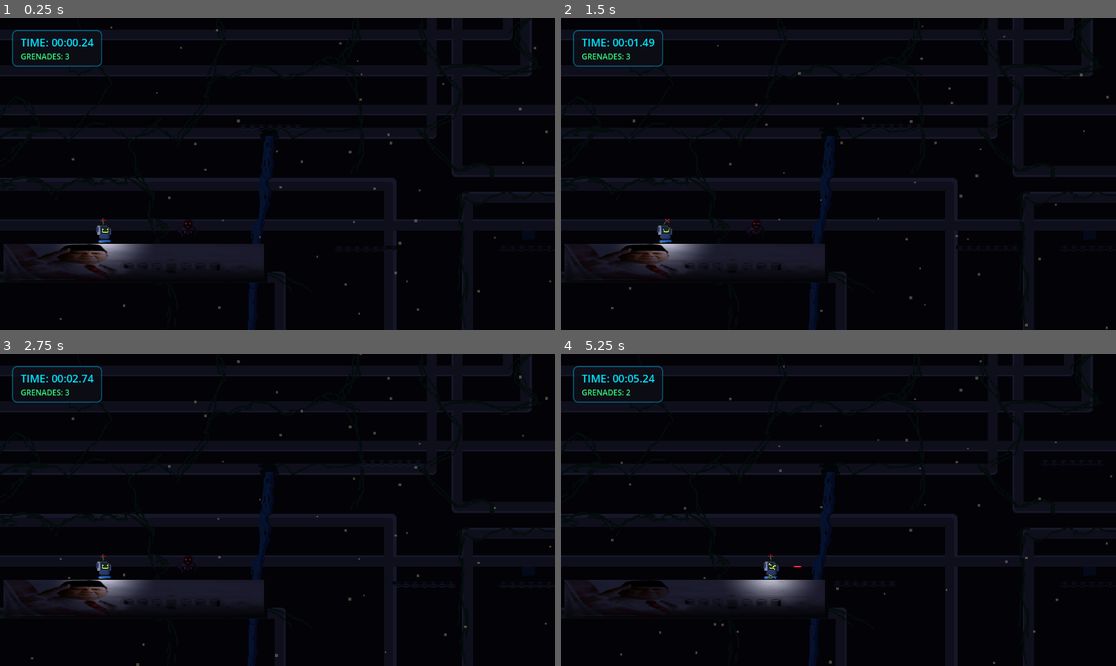
Above: before the commit, frames 1-4 (two rows, left to right).
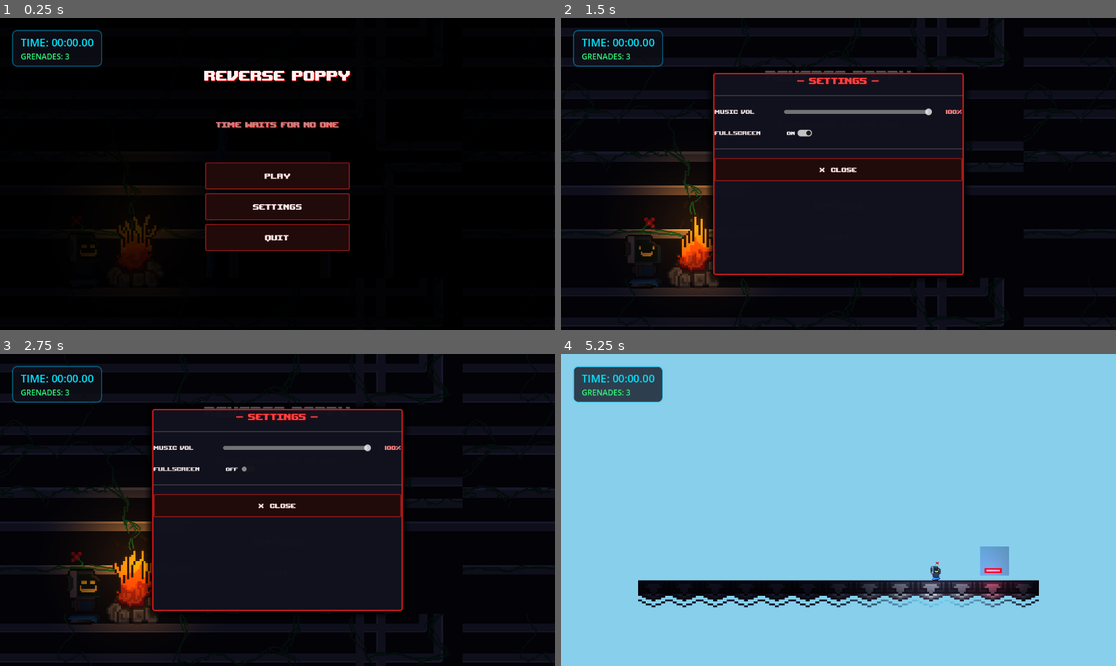
Above: after the commit, the same moments.

Repository: rafiathallah3/Reverse-Poppy
Game: Godot game, scene res://scene/StartMenu.tscn
The game is run twice, just before and just after one commit, with the same random seed, the same clock (stepped at 60 frames per second) and the same inputs. Before the commit the project starts from res://game_manager.tscn.
Inputs (mouse positions are in pixels of both pictures, inside the frame that each line leads up to):
- Up to frame 1 (0.25 s): no input
- Up to frame 2 (1.5 s): click (838, 205) at 0.5 s, where only the run after the commit has a clickable "SETTINGS"; click (799, 133) at 1.25 s, where only the run after the commit has a clickable "OFF"
- Up to frame 3 (2.75 s): click (238, 469) at 2 s, where only the run after the commit has a clickable "ON"
- Up to frame 4 (5.25 s): click (838, 513) at 2.75 s, where only the run after the commit has a clickable "PLAY"; click (838, 513) at 3.5 s, where only the run after the commit has a clickable "PLAY"; tap Enter at 4.25 s; move the mouse to (960, 494) at 4.27 s; hold F (grenade, bound only before the commit) 4.28-5.03 s; hold D (move_right) from 4.28 s (still down); click (960, 494) at 4.42 s; tap Space (jump) at 4.52 s; move the mouse to (727, 525) at 5.02 s; tap E (shoot) at 5.1 s; click (727, 525) at 5.17 s

The runs differ from the first frame. In frame 1, 25% of the frame differs, in the area x 0-100%, y 0-100%; in frame 2, 14%; in frame 3, 14%; in frame 4, 98%.

Commit message:
Adding MainMenu, Implement BGMusic, Transition new Added

Diff:
--- a/game_manager.tscn
+++ b/game_manager.tscn
@@ -12,7 +12,6 @@
 [ext_resource type="Texture2D" uid="uid://cctv5j7ofr5q" path="res://assets/Poppyidle.png" id="10_poppy_idle"]
 [ext_resource type="Texture2D" uid="uid://ctcfr1j0b1w60" path="res://assets/Poppywalk.png" id="11_poppy_walk"]
 [ext_resource type="Script" uid="uid://cn1ot6tui6pkd" path="res://scripts/Killzone.gd" id="12_le433"]
-[ext_resource type="Texture2D" uid="uid://cnopcenrf4k8j" path="res://assets/campfire.png" id="13_2tadr"]
 [ext_resource type="Texture2D" uid="uid://c5fl3vpyxi7ll" path="res://assets/enemies.png" id="14_tmn8n"]
 
 [sub_resource type="AtlasTexture" id="AtlasTexture_idle_1"]
@@ -151,49 +150,6 @@
 
 [sub_resource type="RectangleShape2D" id="RectangleShape2D_tmn8n"]
 size = Vector2(2840.909, 316.66672)
-
-[sub_resource type="AtlasTexture" id="AtlasTexture_tmn8n"]
-atlas = ExtResource("13_2tadr")
-region = Rect2(4, 0, 56, 52)
-
-[sub_resource type="AtlasTexture" id="AtlasTexture_es4nv"]
-atlas = ExtResource("13_2tadr")
-region = Rect2(54, 0, 50, 52)
-
-[sub_resource type="AtlasTexture" id="AtlasTexture_anra8"]
-atlas = ExtResource("13_2tadr")
-region = Rect2(102, 0, 50, 52)
-
-[sub_resource type="SpriteFrames" id="SpriteFrames_lx373"]
-animations = [{
-"frames": [{
-"duration": 1.0,
-"texture": SubResource("AtlasTexture_tmn8n")
-}, {
-"duration": 1.0,
-"texture": SubResource("AtlasTexture_es4nv")
-}, {
-"duration": 1.0,
-"texture": SubResource("AtlasTexture_anra8")
-}],
-"loop": true,
-"name": &"default",
-"speed": 8.0
-}]
-
-[sub_resource type="SpriteFrames" id="SpriteFrames_s6dek"]
-animations = [{
-"frames": [{
-"duration": 1.0,
-"texture": SubResource("AtlasTexture_f0lch")
-}, {
-"duration": 1.0,
-"texture": SubResource("AtlasTexture_lx373")
-}],
-"loop": true,
-"name": &"default",
-"speed": 4.0
-}]
 
 [node name="GameManager" type="Node2D" unique_id=323088821]
 position = Vector2(404, 440)
@@ -570,19 +526,5 @@
 position = Vector2(1122.7272, -13.888916)
 shape = SubResource("RectangleShape2D_tmn8n")
 
-[node name="Node2D" type="Node2D" parent="." unique_id=19900476]
-
-[node name="Campfire" type="AnimatedSprite2D" parent="Node2D" unique_id=100416031]
-position = Vector2(-1027.2727, -197.22223)
-scale = Vector2(4.299716, 4.2193975)
-sprite_frames = SubResource("SpriteFrames_lx373")
-frame_progress = 0.97706205
-
-[node name="EnemiesIdle" type="AnimatedSprite2D" parent="Node2D" unique_id=179487245]
-position = Vector2(-1043.1819, -469.44446)
-scale = Vector2(3.8373425, 3.791667)
-sprite_frames = SubResource("SpriteFrames_s6dek")
-frame_progress = 0.16480255
-
 [connection signal="body_entered" from="Enemy1/Hitbox (To hurt Player)" to="Enemy1" method="_on_hitbox_to_hurt_player_body_entered"]
 [connection signal="body_entered" from="Area2D (Death Area)" to="Area2D (Death Area)" method="_on_body_entered"]
--- a/project.godot
+++ b/project.godot
@@ -11,7 +11,7 @@
 [application]
 
 config/name="Reverse Poppy"
-run/main_scene="uid://b7ka55n8a4okr"
+run/main_scene="uid://c6120o0llrrjn"
 config/features=PackedStringArray("4.6", "Mobile")
 config/icon="res://icon.svg"
 
--- /dev/null
+++ b/scene/StartMenu.tscn
@@ -0,0 +1,371 @@
+[gd_scene format=3 uid="uid://c6120o0llrrjn"]
+
+[ext_resource type="Script" uid="uid://celg2nfs6gbbj" path="res://scripts/start_menu.gd" id="1_script"]
+[ext_resource type="Texture2D" uid="uid://53n8rlagdxb8" path="res://assets/PipesBackground.png" id="2_bg"]
+[ext_resource type="Texture2D" uid="uid://cctv5j7ofr5q" path="res://assets/Poppyidle.png" id="3_poppy_idle"]
+[ext_resource type="Texture2D" uid="uid://cnopcenrf4k8j" path="res://assets/campfire.png" id="4_8t8u8"]
+[ext_resource type="FontFile" uid="uid://dww4fmuwatjsy" path="res://assets/font/upheavtt.ttf" id="4_font"]
+[ext_resource type="AudioStream" uid="uid://d3uc5wwsj8hwd" path="res://assets/ThemeSong/MainMenuSong.mp3" id="6_pbb8y"]
+
+[sub_resource type="Gradient" id="Gradient_campfire"]
+offsets = PackedFloat32Array(0, 0.75)
+colors = PackedColorArray(1, 1, 1, 1, 0, 0, 0, 0)
+
+[sub_resource type="GradientTexture2D" id="GradientTexture2D_campfire"]
+gradient = SubResource("Gradient_campfire")
+fill = 1
+fill_from = Vector2(0.5, 0.5)
+fill_to = Vector2(0.85, 0.85)
+
+[sub_resource type="AtlasTexture" id="AtlasTexture_idle_1"]
+atlas = ExtResource("3_poppy_idle")
+region = Rect2(0, 0, 48, 48)
+
+[sub_resource type="AtlasTexture" id="AtlasTexture_idle_2"]
+atlas = ExtResource("3_poppy_idle")
+region = Rect2(48, 0, 48, 48)
+
+[sub_resource type="AtlasTexture" id="AtlasTexture_idle_3"]
+atlas = ExtResource("3_poppy_idle")
+region = Rect2(96, 0, 48, 48)
+
+[sub_resource type="SpriteFrames" id="SpriteFrames_poppy"]
+animations = [{
+"frames": [{
+"duration": 1.0,
+"texture": SubResource("AtlasTexture_idle_1")
+}, {
+"duration": 1.0,
+"texture": SubResource("AtlasTexture_idle_2")
+}, {
+"duration": 1.0,
+"texture": SubResource("AtlasTexture_idle_3")
+}],
+"loop": true,
+"name": &"idle",
+"speed": 6.0
+}]
+
+[sub_resource type="AtlasTexture" id="AtlasTexture_tmn8n"]
+atlas = ExtResource("4_8t8u8")
+region = Rect2(4, 0, 56, 52)
+
+[sub_resource type="AtlasTexture" id="AtlasTexture_es4nv"]
+atlas = ExtResource("4_8t8u8")
+region = Rect2(54, 0, 50, 52)
+
+[sub_resource type="AtlasTexture" id="AtlasTexture_anra8"]
+atlas = ExtResource("4_8t8u8")
+region = Rect2(102, 0, 50, 52)
+
+[sub_resource type="SpriteFrames" id="SpriteFrames_pbb8y"]
+animations = [{
+"frames": [{
+"duration": 1.0,
+"texture": SubResource("AtlasTexture_tmn8n")
+}, {
+"duration": 1.0,
+"texture": SubResource("AtlasTexture_es4nv")
+}, {
+"duration": 1.0,
+"texture": SubResource("AtlasTexture_anra8")
+}],
+"loop": true,
+"name": &"default",
+"speed": 8.0
+}]
+
+[sub_resource type="StyleBoxFlat" id="StyleBoxFlat_btn_normal"]
+bg_color = Color(0.13, 0.04, 0.04, 1)
+border_width_left = 2
+border_width_top = 2
+border_width_right = 2
+border_width_bottom = 2
+border_color = Color(0.55, 0.1, 0.1, 1)
+corner_radius_top_left = 2
+corner_radius_top_right = 2
+corner_radius_bottom_right = 2
+corner_radius_bottom_left = 2
+
+[sub_resource type="StyleBoxFlat" id="StyleBoxFlat_btn_pressed"]
+bg_color = Color(0.65, 0.05, 0.05, 1)
+border_width_left = 2
+border_width_top = 2
+border_width_right = 2
+border_width_bottom = 2
+border_color = Color(1, 0.4, 0.4, 1)
+corner_radius_top_left = 2
+corner_radius_top_right = 2
+corner_radius_bottom_right = 2
+corner_radius_bottom_left = 2
+
+[sub_resource type="StyleBoxFlat" id="StyleBoxFlat_btn_hover"]
+bg_color = Color(0.45, 0.05, 0.05, 1)
+border_width_left = 2
+border_width_top = 2
+border_width_right = 2
+border_width_bottom = 2
+border_color = Color(1, 0.2, 0.2, 1)
+corner_radius_top_left = 2
+corner_radius_top_right = 2
+corner_radius_bottom_right = 2
+corner_radius_bottom_left = 2
+
+[sub_resource type="StyleBoxFlat" id="StyleBoxFlat_panel"]
+bg_color = Color(0.07, 0.07, 0.12, 0.97)
+border_width_left = 3
+border_width_top = 3
+border_width_right = 3
+border_width_bottom = 3
+border_color = Color(0.75, 0.1, 0.1, 1)
+corner_radius_top_left = 4
+corner_radius_top_right = 4
+corner_radius_bottom_right = 4
+corner_radius_bottom_left = 4
+shadow_color = Color(0, 0, 0, 0.8)
+shadow_size = 16
+
+[node name="StartMenu" type="Node2D" unique_id=985188545]
+script = ExtResource("1_script")
+
+[node name="Background" type="TextureRect" parent="." unique_id=1951788522]
+z_index = -2
+offset_right = 1152.0
+offset_bottom = 648.0
+texture = ExtResource("2_bg")
+stretch_mode = 1
+
+[node name="CanvasModulate" type="CanvasModulate" parent="." unique_id=1932828366]
+color = Color(0.12, 0.12, 0.2, 1)
+
+[node name="CampfireScene" type="Node2D" parent="." unique_id=1822274862]
+position = Vector2(820, 430)
+
+[node name="CampfireLight" type="PointLight2D" parent="CampfireScene" unique_id=1240663237]
+position = Vector2(-538, 3)
+color = Color(1, 0.55, 0.1, 1)
+energy = 1.8
+texture = SubResource("GradientTexture2D_campfire")
+texture_scale = 10.0
+
+[node name="PoppyIdle" type="AnimatedSprite2D" parent="CampfireScene" unique_id=1279069081]
+position = Vector2(-654, 55)
+scale = Vector2(3.5, 3.5)
+sprite_frames = SubResource("SpriteFrames_poppy")
+animation = &"idle"
+autoplay = "idle"
+frame_progress = 0.5377809
+metadata/_aseprite_wizard_interface_config_ = {
+"animation_section": false,
+"layer_section": true,
+"output_section": true,
+"pending_changes": {
+"embed_tex": true,
+"layers": [],
+"o_ex_p": "",
+"o_folder": "",
+"o_name": "",
+"only_visible": false,
+"scale": "1.0",
+"should_round_fps": true,
+"slice": "",
+"source": "",
+"source_uid": -1
+},
+"slice_section": true
+}
+
+[node name="Campfire" type="AnimatedSprite2D" parent="CampfireScene" unique_id=259676352]
+position = Vector2(-539, 42)
+scale = Vector2(4.299716, 4.2193975)
+sprite_frames = SubResource("SpriteFrames_pbb8y")
+frame_progress = 0.19152918
+
+[node name="UI" type="CanvasLayer" parent="." unique_id=244191597]
+
+[node name="GameTitle" type="Label" parent="UI" unique_id=1711656231]
+offset_left = 176.0
+offset_top = 100.0
+offset_right = 976.0
+offset_bottom = 210.0
+theme_override_colors/font_color = Color(1, 0.95, 0.95, 1)
+theme_override_colors/font_shadow_color = Color(1, 0, 0, 1)
+theme_override_fonts/font = ExtResource("4_font")
+theme_override_font_sizes/font_size = 40
+text = "REVERSE POPPY"
+horizontal_alignment = 1
+
+[node name="Subtitle" type="Label" parent="UI" unique_id=1180524542]
+offset_left = 176.0
+offset_top = 210.0
+offset_right = 976.0
+offset_bottom = 250.0
+theme_override_colors/font_color = Color(0.8, 0.5, 0.5, 1)
+theme_override_colors/font_shadow_color = Color(1, 0, 0, 1)
+theme_override_fonts/font = ExtResource("4_font")
+theme_override_font_sizes/font_size = 22
+text = "TIME WAITS FOR NO ONE"
+horizontal_alignment = 1
+
+[node name="VBoxContainer" type="VBoxContainer" parent="UI" unique_id=336182322]
+offset_left = 426.0
+offset_top = 300.0
+offset_right = 726.0
+offset_bottom = 520.0
+theme_override_constants/separation = 8
+
+[node name="PlayButton" type="Button" parent="UI/VBoxContainer" unique_id=1566473330]
+custom_minimum_size = Vector2(300, 56)
+layout_mode = 2
+theme_override_colors/font_color = Color(1, 0.9, 0.9, 1)
+theme_override_colors/font_hover_color = Color(1, 1, 1, 1)
+theme_override_fonts/font = ExtResource("4_font")
+theme_override_font_sizes/font_size = 22
+theme_override_styles/normal = SubResource("StyleBoxFlat_btn_normal")
+theme_override_styles/pressed = SubResource("StyleBoxFlat_btn_pressed")
+theme_override_styles/hover = SubResource("StyleBoxFlat_btn_hover")
+text = "PLAY"
+
+[node name="SettingsButton" type="Button" parent="UI/VBoxContainer" unique_id=546015488]
+custom_minimum_size = Vector2(300, 56)
+layout_mode = 2
+theme_override_colors/font_color = Color(1, 0.9, 0.9, 1)
+theme_override_colors/font_hover_color = Color(1, 1, 1, 1)
+theme_override_fonts/font = ExtResource("4_font")
+theme_override_font_sizes/font_size = 22
+theme_override_styles/normal = SubResource("StyleBoxFlat_btn_normal")
+theme_override_styles/pressed = SubResource("StyleBoxFlat_btn_pressed")
+theme_override_styles/hover = SubResource("StyleBoxFlat_btn_hover")
+text = "SETTINGS"
+
+[node name="QuitButton" type="Button" parent="UI/VBoxContainer" unique_id=940591112]
+custom_minimum_size = Vector2(300, 56)
+layout_mode = 2
+theme_override_colors/font_color = Color(1, 0.9, 0.9, 1)
+theme_override_colors/font_hover_color = Color(1, 1, 1, 1)
+theme_override_fonts/font = ExtResource("4_font")
+theme_override_font_sizes/font_size = 22
+theme_override_styles/normal = SubResource("StyleBoxFlat_btn_normal")
+theme_override_styles/pressed = SubResource("StyleBoxFlat_btn_pressed")
+theme_override_styles/hover = SubResource("StyleBoxFlat_btn_hover")
+text = "QUIT"
+
+[node name="SettingsPanel" type="PanelContainer" parent="UI" unique_id=711200001]
+visible = false
+anchors_preset = 8
+anchor_left = 0.5
+anchor_top = 0.5
+anchor_right = 0.5
+anchor_bottom = 0.5
+offset_left = -260.0
+offset_top = -210.0
+offset_right = 260.0
+offset_bottom = 210.0
+grow_horizontal = 2
+grow_vertical = 2
+theme_override_styles/panel = SubResource("StyleBoxFlat_panel")
+
+[node name="VBoxContainer" type="VBoxContainer" parent="UI/SettingsPanel" unique_id=711200002]
+layout_mode = 2
+theme_override_constants/separation = 18
+
+[node name="TitleLabel" type="Label" parent="UI/SettingsPanel/VBoxContainer" unique_id=711200003]
+layout_mode = 2
+theme_override_colors/font_color = Color(1, 0.25, 0.25, 1)
+theme_override_colors/font_shadow_color = Color(0.4, 0, 0, 1)
+theme_override_fonts/font = ExtResource("4_font")
+theme_override_font_sizes/font_size = 26
+text = "— SETTINGS —"
+horizontal_alignment = 1
+
+[node name="HSeparator" type="HSeparator" parent="UI/SettingsPanel/VBoxContainer" unique_id=711200010]
+layout_mode = 2
+
+[node name="VolumeRow" type="HBoxContainer" parent="UI/SettingsPanel/VBoxContainer" unique_id=711200004]
+layout_mode = 2
+theme_override_constants/separation = 14
+
+[node name="VolumeLabel" type="Label" parent="UI/SettingsPanel/VBoxContainer/VolumeRow" unique_id=711200005]
+custom_minimum_size = Vector2(130, 0)
+layout_mode = 2
+theme_override_colors/font_color = Color(0.9, 0.85, 0.85, 1)
+theme_override_fonts/font = ExtResource("4_font")
+theme_override_font_sizes/font_size = 16
+text = "MUSIC VOL"
+vertical_alignment = 1
+
+[node name="VolumeSlider" type="HSlider" parent="UI/SettingsPanel/VBoxContainer/VolumeRow" unique_id=711200006]
+custom_minimum_size = Vector2(200, 28)
+layout_mode = 2
+size_flags_horizontal = 3
+value = 80.0
+
+[node name="VolumeValueLabel" type="Label" parent="UI/SettingsPanel/VBoxContainer/VolumeRow" unique_id=711200009]
+custom_minimum_size = Vector2(48, 0)
+layout_mode = 2
+theme_override_colors/font_color = Color(1, 0.5, 0.5, 1)
+theme_override_fonts/font = ExtResource("4_font")
+theme_override_font_sizes/font_size = 16
+text = "80%"
+horizontal_alignment = 2
+
+[node name="FullscreenRow" type="HBoxContainer" parent="UI/SettingsPanel/VBoxContainer" unique_id=711200007]
+layout_mode = 2
+theme_override_constants/separation = 14
+
+[node name="FullscreenLabel" type="Label" parent="UI/SettingsPanel/VBoxContainer/FullscreenRow" unique_id=711200011]
+custom_minimum_size = Vector2(130, 0)
+layout_mode = 2
+theme_override_colors/font_color = Color(0.9, 0.85, 0.85, 1)
+theme_override_fonts/font = ExtResource("4_font")
+theme_override_font_sizes/font_size = 16
+text = "FULLSCREEN"
+vertical_alignment = 1
+
+[node name="FullscreenToggle" type="CheckButton" parent="UI/SettingsPanel/VBoxContainer/FullscreenRow" unique_id=711200008]
+layout_mode = 2
+theme_override_colors/font_color = Color(1, 0.5, 0.5, 1)
+theme_override_fonts/font = ExtResource("4_font")
+theme_override_font_sizes/font_size = 14
+text = "OFF"
+
+[node name="HSeparator2" type="HSeparator" parent="UI/SettingsPanel/VBoxContainer" unique_id=711200013]
+layout_mode = 2
+
+[node name="CloseButton" type="Button" parent="UI/SettingsPanel/VBoxContainer" unique_id=711200012]
+custom_minimum_size = Vector2(0, 48)
+layout_mode = 2
+theme_override_colors/font_color = Color(1, 0.9, 0.9, 1)
+theme_override_colors/font_hover_color = Color(1, 1, 1, 1)
+theme_override_fonts/font = ExtResource("4_font")
+theme_override_font_sizes/font_size = 18
+theme_override_styles/normal = SubResource("StyleBoxFlat_btn_normal")
+theme_override_styles/pressed = SubResource("StyleBoxFlat_btn_pressed")
+theme_override_styles/hover = SubResource("StyleBoxFlat_btn_hover")
+text = "X  CLOSE"
+
+[node name="TransitionOverlay" type="ColorRect" parent="." unique_id=613886250]
+z_index = 10
+anchors_preset = 15
+anchor_right = 1.0
+anchor_bottom = 1.0
+offset_left = -2.0
+offset_top = -1.0
+offset_right = 1150.0
+offset_bottom = 647.0
+grow_horizontal = 2
+grow_vertical = 2
+mouse_filter = 2
+color = Color(0, 0, 0, 1)
+
+[node name="BGMusic" type="AudioStreamPlayer" parent="." unique_id=833374301]
+stream = ExtResource("6_pbb8y")
+volume_db = -8.958
+autoplay = true
+
+[connection signal="pressed" from="UI/VBoxContainer/PlayButton" to="." method="_on_play_pressed"]
+[connection signal="pressed" from="UI/VBoxContainer/SettingsButton" to="." method="_on_settings_pressed"]
+[connection signal="pressed" from="UI/VBoxContainer/QuitButton" to="." method="_on_quit_pressed"]
+[connection signal="value_changed" from="UI/SettingsPanel/VBoxContainer/VolumeRow/VolumeSlider" to="." method="_on_volume_slider_changed"]
+[connection signal="toggled" from="UI/SettingsPanel/VBoxContainer/FullscreenRow/FullscreenToggle" to="." method="_on_fullscreen_toggled"]
+[connection signal="pressed" from="UI/SettingsPanel/VBoxContainer/CloseButton" to="." method="_on_close_settings_pressed"]
--- a/scene/testing.tscn
+++ b/scene/testing.tscn
@@ -4,6 +4,10 @@
 [ext_resource type="Texture2D" uid="uid://ctcfr1j0b1w60" path="res://assets/Poppywalk.png" id="3_6jrte"]
 [ext_resource type="Texture2D" uid="uid://53n8rlagdxb8" path="res://assets/PipesBackground.png" id="3_8i7lg"]
 [ext_resource type="Texture2D" uid="uid://mk3vwmws65ct" path="res://assets/BuildingBlocks1.png" id="5_6jrte"]
+[ext_resource type="FontFile" uid="uid://dww4fmuwatjsy" path="res://assets/font/upheavtt.ttf" id="5_fd8mw"]
+[ext_resource type="Texture2D" uid="uid://dngi7ype3vv88" path="res://assets/mainmenu/play button.png" id="6_kgfu0"]
+[ext_resource type="Texture2D" uid="uid://cnopcenrf4k8j" path="res://assets/campfire.png" id="7_ar63i"]
+[ext_resource type="Texture2D" uid="uid://c5fl3vpyxi7ll" path="res://assets/enemies.png" id="8_of14b"]
 
 [sub_resource type="AtlasTexture" id="AtlasTexture_wya11"]
 atlas = ExtResource("3_6jrte")
@@ -87,6 +91,57 @@
 fill_from = Vector2(1, 0)
 fill_to = Vector2(0.5, 0.5)
 metadata/_snap_count = 2
+
+[sub_resource type="AtlasTexture" id="AtlasTexture_tmn8n"]
+atlas = ExtResource("7_ar63i")
+region = Rect2(4, 0, 56, 52)
+
+[sub_resource type="AtlasTexture" id="AtlasTexture_es4nv"]
+atlas = ExtResource("7_ar63i")
+region = Rect2(54, 0, 50, 52)
+
+[sub_resource type="AtlasTexture" id="AtlasTexture_anra8"]
+atlas = ExtResource("7_ar63i")
+region = Rect2(102, 0, 50, 52)
+
+[sub_resource type="SpriteFrames" id="SpriteFrames_8ukjr"]
+animations = [{
+"frames": [{
+"duration": 1.0,
+"texture": SubResource("AtlasTexture_tmn8n")
+}, {
+"duration": 1.0,
+"texture": SubResource("AtlasTexture_es4nv")
+}, {
+"duration": 1.0,
+"texture": SubResource("AtlasTexture_anra8")
+}],
+"loop": true,
+"name": &"default",
+"speed": 8.0
+}]
+
+[sub_resource type="AtlasTexture" id="AtlasTexture_f0lch"]
+atlas = ExtResource("8_of14b")
+region = Rect2(5, 0, 51, 60)
+
+[sub_resource type="AtlasTexture" id="AtlasTexture_lx373"]
+atlas = ExtResource("8_of14b")
+region = Rect2(61, 0, 51, 60)
+
+[sub_resource type="SpriteFrames" id="SpriteFrames_rkmgp"]
+animations = [{
+"frames": [{
+"duration": 1.0,
+"texture": SubResource("AtlasTexture_f0lch")
+}, {
+"duration": 1.0,
+"texture": SubResource("AtlasTexture_lx373")
+}],
+"loop": true,
+"name": &"default",
+"speed": 4.0
+}]
 
 [node name="Testing" type="Node2D" unique_id=1548511231]
 
@@ -136,3 +191,68 @@
 texture = SubResource("GradientTexture2D_6jrte")
 texture_scale = 1.22
 height = 1024.0
+
+[node name="Control" type="Control" parent="." unique_id=1185272317]
+layout_mode = 3
+anchors_preset = 0
+offset_left = -2013.6364
+offset_top = 8.3333025
+offset_right = -1943.1818
+offset_bottom = 87.22223
+
+[node name="VBoxContainer" type="VBoxContainer" parent="Control" unique_id=1016522251]
+layout_mode = 1
+anchors_preset = 15
+anchor_right = 1.0
+anchor_bottom = 1.0
+grow_horizontal = 2
+grow_vertical = 2
+theme_override_constants/separation = -190
+
+[node name="Label" type="Label" parent="Control/VBoxContainer" unique_id=1575381985]
+layout_mode = 2
+theme_override_colors/font_color = Color(0.6313726, 0.47843137, 0.003921569, 1)
+theme_override_colors/font_shadow_color = Color(0, 0, 0, 1)
+theme_override_constants/shadow_offset_x = 3
+theme_override_constants/shadow_offset_y = 2
+theme_override_fonts/font = ExtResource("5_fd8mw")
+theme_override_font_sizes/font_size = 76
+text = "Reverse Poppy"
+horizontal_alignment = 1
+
+[node name="HBoxContainer" type="HBoxContainer" parent="Control/VBoxContainer" unique_id=363936719]
+layout_mode = 2
+theme_override_constants/separation = 10
+alignment = 1
+
+[node name="TextureButton" type="TextureButton" parent="Control/VBoxContainer/HBoxContainer" unique_id=587769073]
+layout_mode = 2
+texture_normal = ExtResource("6_kgfu0")
+
+[node name="TextureButton2" type="TextureButton" parent="Control/VBoxContainer/HBoxContainer" unique_id=875023910]
+layout_mode = 2
+texture_normal = ExtResource("6_kgfu0")
+
+[node name="TextureButton3" type="TextureButton" parent="Control/VBoxContainer/HBoxContainer" unique_id=1657371396]
+layout_mode = 2
+texture_normal = ExtResource("6_kgfu0")
+
+[node name="TextureButton4" type="TextureButton" parent="Control/VBoxContainer/HBoxContainer" unique_id=1350965704]
+layout_mode = 2
+texture_normal = ExtResource("6_kgfu0")
+
+[node name="TextureButton5" type="TextureButton" parent="Control/VBoxContainer/HBoxContainer" unique_id=191646538]
+layout_mode = 2
+texture_normal = ExtResource("6_kgfu0")
+
+[node name="Node2D" type="Node2D" parent="." unique_id=353230828]
+
+[node name="Campfire" type="AnimatedSprite2D" parent="Node2D" unique_id=611293353]
+position = Vector2(-1027.2727, -197.22223)
+scale = Vector2(4.299716, 4.2193975)
+sprite_frames = SubResource("SpriteFrames_8ukjr")
+
+[node name="EnemiesIdle" type="AnimatedSprite2D" parent="Node2D" unique_id=1543735350]
+position = Vector2(-1043.1819, -469.44446)
+scale = Vector2(3.8373425, 3.791667)
+sprite_frames = SubResource("SpriteFrames_rkmgp")
--- /dev/null
+++ b/scripts/start_menu.gd
@@ -0,0 +1,93 @@
+extends Node2D
+
+@onready var transition_overlay: ColorRect = $TransitionOverlay
+@onready var poppy_idle: AnimatedSprite2D = $CampfireScene/PoppyIdle
+@onready var bg_music: AudioStreamPlayer = $BGMusic
+@onready var settings_panel: Control = $UI/SettingsPanel
+@onready var volume_slider: HSlider = $UI/SettingsPanel/VBoxContainer/VolumeRow/VolumeSlider
+@onready var volume_value_label: Label = $UI/SettingsPanel/VBoxContainer/VolumeRow/VolumeValueLabel
+@onready var fullscreen_check: CheckButton = $UI/SettingsPanel/VBoxContainer/FullscreenRow/FullscreenToggle
+
+func _ready() -> void:
+	if get_tree().root.has_node("SceneTransition"):
+		var st = get_node("/root/SceneTransition")
+		st.is_timer_running = false
+		st.elapsed_time = 0.0
+		st.is_reversing = false
+
+	transition_overlay.color = Color(0, 0, 0, 1)
+	var tween = create_tween()
+	tween.tween_property(transition_overlay, "color", Color(0, 0, 0, 0), 1.2)
+
+	if poppy_idle:
+		poppy_idle.play("idle")
+
+	var campfire = get_node_or_null("CampfireScene/Campfire")
+	if campfire:
+		campfire.play("default")
+
+	settings_panel.visible = false
+
+	var current_linear = db_to_linear(AudioServer.get_bus_volume_db(0))
+	var current_percent = clamp(current_linear * 100.0, 0.0, 100.0)
+	volume_slider.value = current_percent
+	volume_value_label.text = str(int(current_percent)) + "%"
+
+	fullscreen_check.button_pressed = DisplayServer.window_get_mode() == DisplayServer.WINDOW_MODE_FULLSCREEN
+	_update_fullscreen_label(fullscreen_check.button_pressed)
+
+func _on_play_pressed() -> void:
+	_fade_and_go("res://scene/level1.tscn")
+
+func _on_settings_pressed() -> void:
+	settings_panel.modulate.a = 0
+	settings_panel.visible = true
+	# Gelapi background dengan modulate UI sebelum panel muncul
+	var ui = $UI
+	var tween = create_tween()
+	tween.tween_property(settings_panel, "modulate:a", 1.0, 0.2)
+
+func _on_close_settings_pressed() -> void:
+	var tween = create_tween()
+	tween.tween_property(settings_panel, "modulate:a", 0.0, 0.15)
+	tween.tween_callback(func(): settings_panel.visible = false)
+
+func _on_volume_slider_changed(value: float) -> void:
+	if value <= 0.0:
+		AudioServer.set_bus_volume_db(0, -80.0)
+	else:
+		var db = linear_to_db(value / 100.0)
+		AudioServer.set_bus_volume_db(0, db)
+	volume_value_label.text = str(int(value)) + "%"
+
+func _on_fullscreen_toggled(toggled: bool) -> void:
+	if toggled:
+		DisplayServer.window_set_mode(DisplayServer.WINDOW_MODE_FULLSCREEN)
+	else:
+		DisplayServer.window_set_mode(DisplayServer.WINDOW_MODE_WINDOWED)
+	_update_fullscreen_label(toggled)
+
+func _update_fullscreen_label(is_on: bool) -> void:
+	fullscreen_check.text = "ON" if is_on else "OFF"
+
+func _on_quit_pressed() -> void:
+	get_tree().quit()
+
+func _fade_and_go(target_scene: String) -> void:
+	var vbox = get_node_or_null("UI/VBoxContainer")
+	if vbox:
+		for child in vbox.get_children():
+			if child is Button:
+				child.disabled = true
+
+	if get_tree().root.has_node("SceneTransition"):
+		var st = get_node("/root/SceneTransition")
+		st.elapsed_time = 0.0
+		st.is_reversing = false
+		st.is_timer_running = false
+
+	bg_music.stop()
+
+	var tween = create_tween()
+	tween.tween_property(transition_overlay, "color", Color(0, 0, 0, 1), 0.8)
+	tween.tween_callback(func(): get_tree().change_scene_to_file(target_scene))
Not shown, added: assets/ThemeSong/MainMenuSong.mp3.import
Binary file added: assets/font/upheavtt.ttf
Not shown, added: assets/font/upheavtt.ttf.import
Binary file added: assets/mainmenu/play button.png
Not shown, added: assets/mainmenu/play button.png.import
Not shown, added: scripts/start_menu.gd.uid
Not shown, added: assets/ThemeSong/MainMenuSong.mp3
